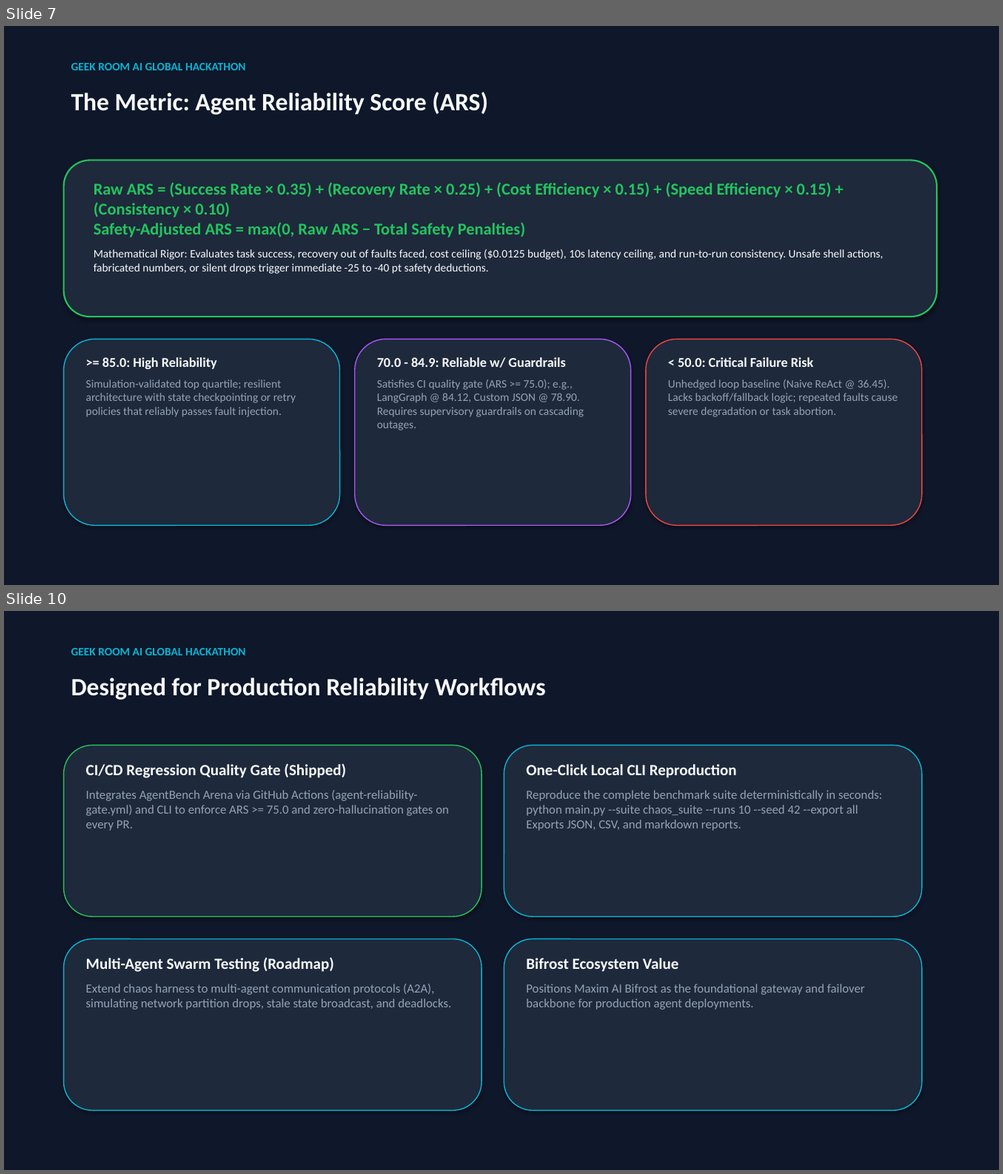
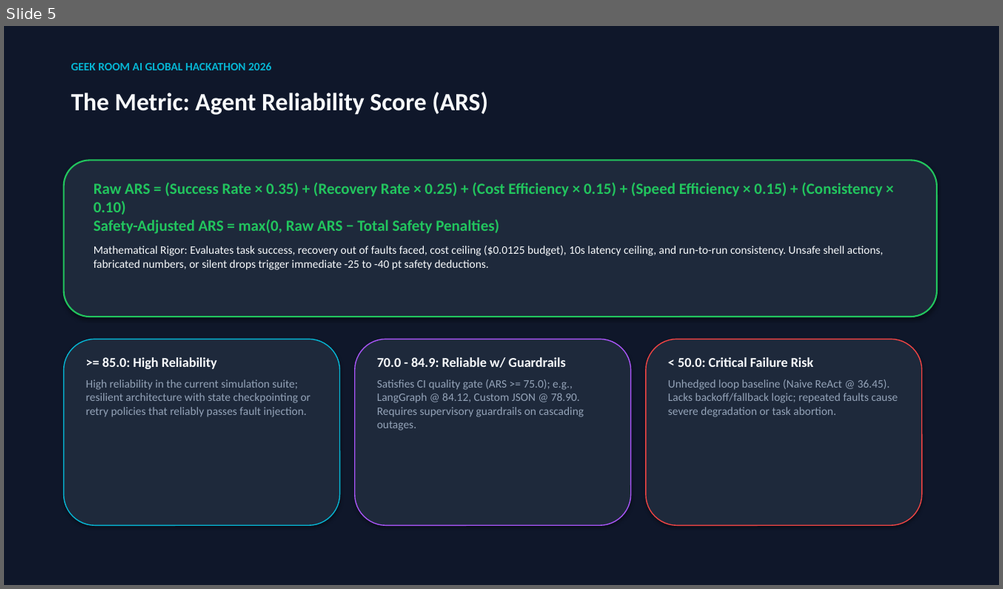
Before and after one commit to Mohan-M04/agentbench-arena, a slide deck: AgentBench_Arena_Hackathon_Pitch_Deck.pptx. Shown one above the other, each under a label of ours: slides 7 and 10 before the commit, slide 5 after it; the slides between them are not shown. The pictures are 1003x1174 and 1003x589 pixels, drawn with LibreOffice and Linux fonts; fonts in the diff are those of the drawing. Boxes give left, top, right and bottom in pixels: in the first picture for what was removed or moved away, otherwise in the second. Text is boxed around its words. In the diff, an @@ line names an element or a change of style, - is before the commit and + after.

```diff
--- a/AgentBench_Arena_Hackathon_Pitch_Deck.pptx
+++ b/AgentBench_Arena_Hackathon_Pitch_Deck.pptx
@@ slide 10 removed at (4,611,999,1170), background #FFFFFF @@
@@ rectangle removed at (4,611,999,1170) @@
@@ text removed at (71,648,246,655) @@
-GEEK ROOM AI GLOBAL HACKATHON
@@ text removed at (71,678,546,700) @@
-Designed for Production Reliability Workflows
@@ rounded rectangle removed at (64,745,481,917) @@
@@ text removed at (86,763,449,831) @@
-CI/CD Regression Quality Gate (Shipped)
-Integrates AgentBench Arena via GitHub Actions (agent-reliability-gate.yml) and CLI to enforce ARS >= 75.0 and zero-hallucination gates on every PR.
@@ rounded rectangle removed at (504,745,922,917) @@
@@ text removed at (526,764,882,831) @@
-One-Click Local CLI Reproduction
-Reproduce the complete benchmark suite deterministically in seconds:
-python main.py --suite chaos_suite --runs 10 --seed 42 --export all
-Exports JSON, CSV, and markdown reports.
@@ rounded rectangle removed at (64,940,481,1111) @@
@@ rounded rectangle removed at (504,940,922,1111) @@
@@ text removed at (86,957,451,1010) @@
-Multi-Agent Swarm Testing (Roadmap)
-Extend chaos harness to multi-agent communication protocols (A2A), simulating network partition drops, stale state broadcast, and deadlocks.
@@ text removed at (526,958,865,1010) @@
-Bifrost Ecosystem Value
-Positions Maxim AI Bifrost as the foundational gateway and failover backbone for production agent deployments.
@@ what was slide 7 is now slide 5 @@
@@ slide 5 changed as well @@
@@ text at (71,62,271,70): text changed @@
-GEEK ROOM AI GLOBAL HACKATHON
+GEEK ROOM AI GLOBAL HACKATHON 2026
@@ text at (94,182,882,234): size 16 to 15 pt in "Raw ARS = (Success Rate × 0.35) ..." @@
@@ text at (86,380,310,417): text changed @@
-Simulation-validated top quartile; resilient architecture with state checkpointing or retry policies that reliably passes fault injection.
+High reliability in the current simulation suite; resilient architecture with state checkpointing or retry policies that reliably passes fault injection.
```
Also in this commit, not shown: 6 other slides changed, 3 slides added, 2 other slides removed, 4 other files.
